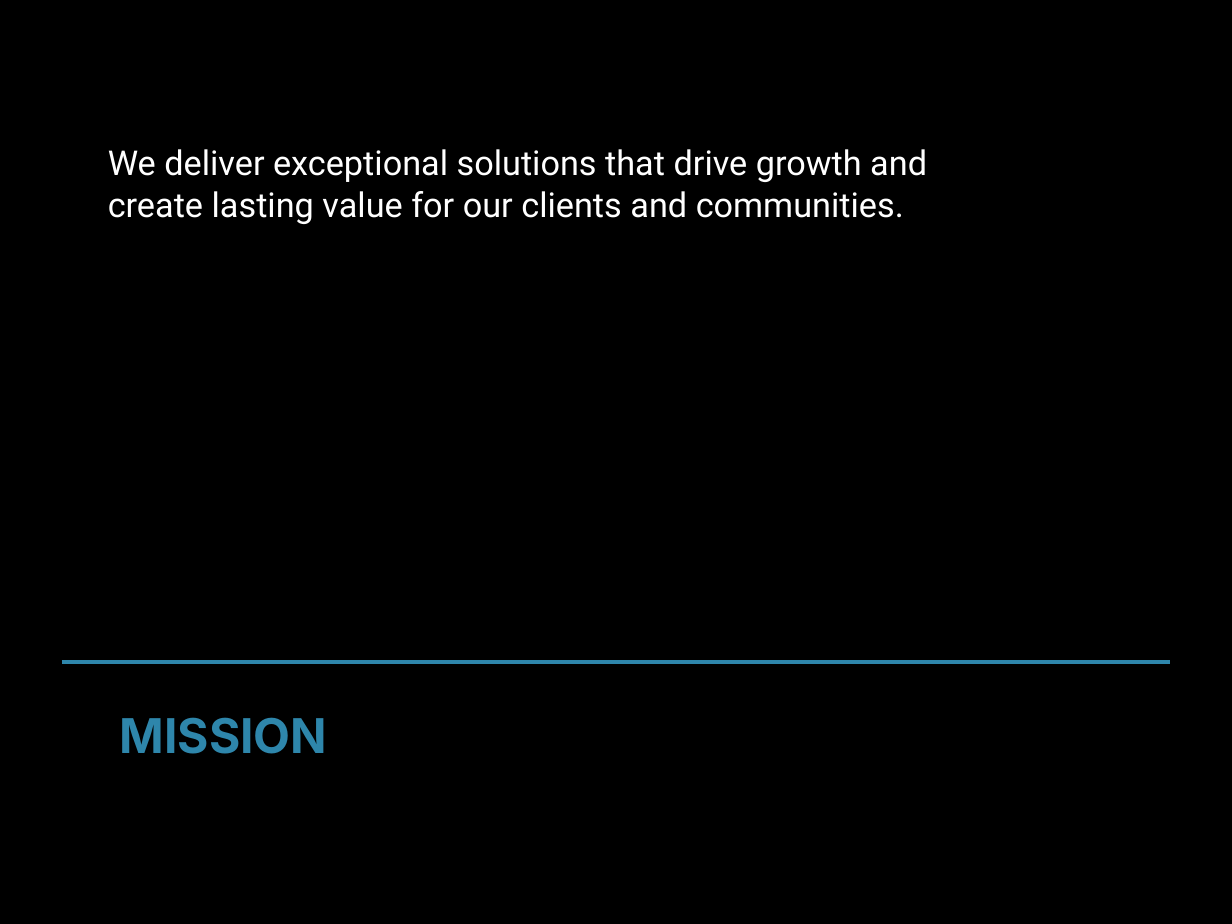
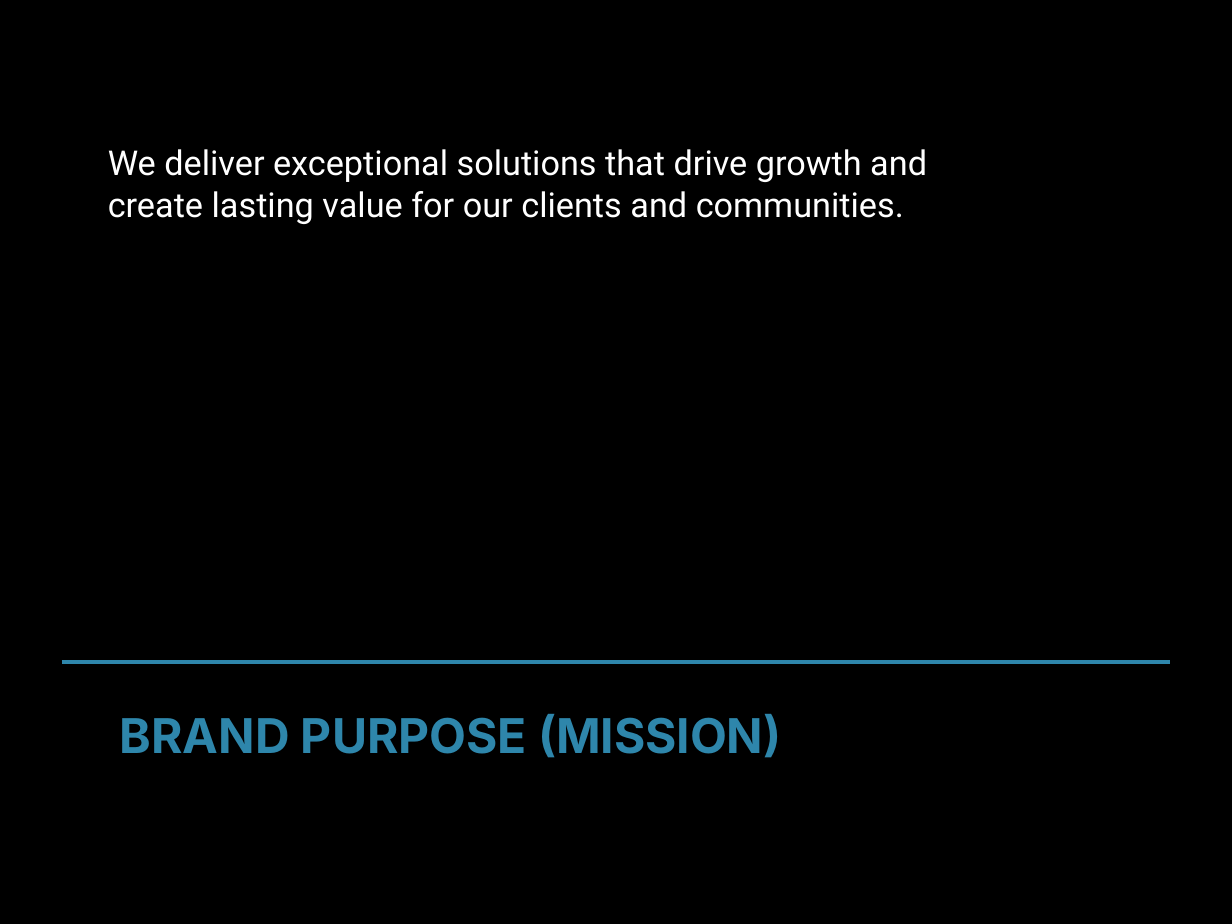
Before and after one commit to md-anas-sabah/brand_book_generator_crewai, a slide deck: slide 5 of output/techforward_live/techforward_live_enhanced_brand_book.pptx. Drawn at 1232x924 pixels with LibreOffice and Linux fonts; fonts in the diff are those of the drawing. Boxes give left, top, right and bottom in pixels: in the first picture for what was removed or moved away, otherwise in the second. Text is boxed around its words. In the diff, an @@ line names an element or a change of style, - is before the commit and + after.

```diff
--- a/output/techforward_live/techforward_live_enhanced_brand_book.pptx
+++ b/output/techforward_live/techforward_live_enhanced_brand_book.pptx
@@ text at bbox=[120, 714, 781, 758]: text changed @@
-MISSION
+BRAND PURPOSE (MISSION)
```
Also in this commit, not shown: 2 other slides changed, 1 other file.
